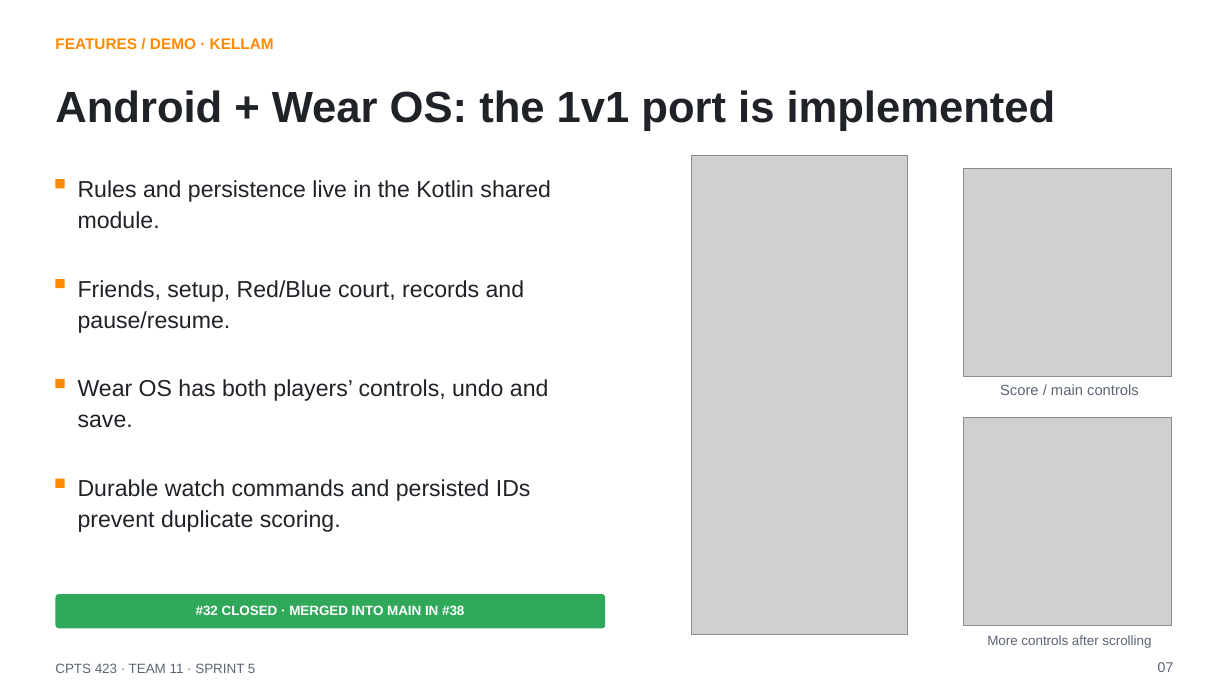
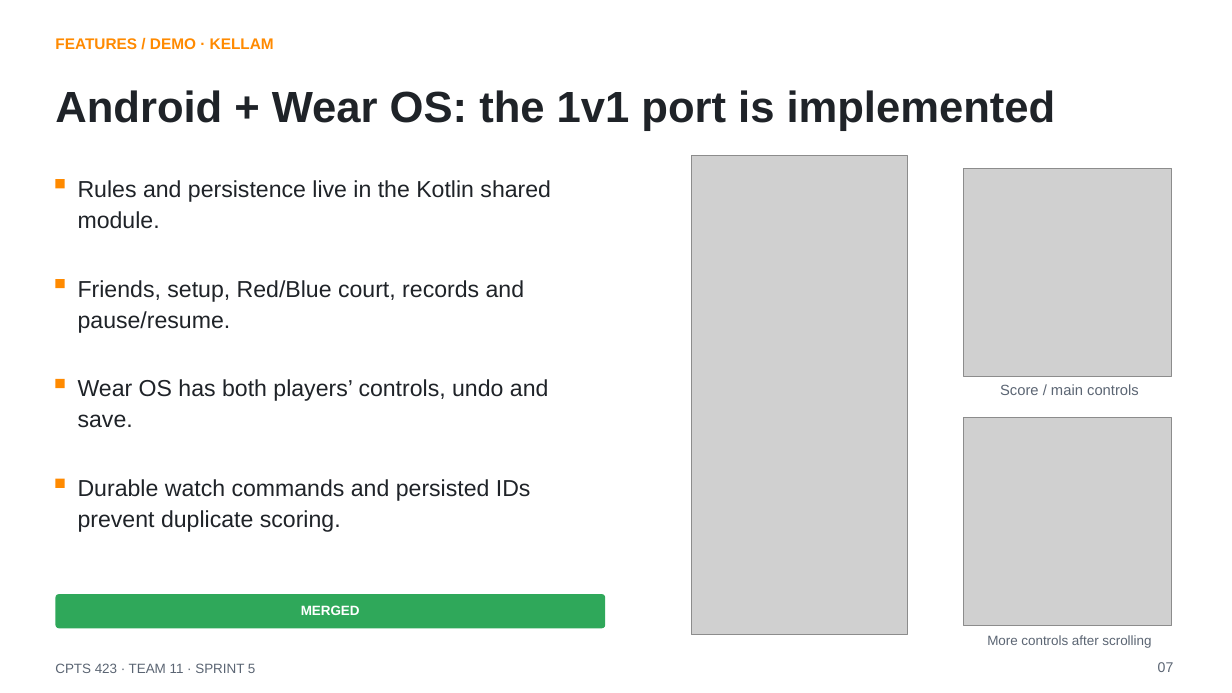
Before and after one commit to KellamA/Squatch-Sports-Team-11-Capstone-Project, a slide deck: slide 7 of Sprints/Sprint_5/PPT/Sprint5_Review.pptx. Drawn at 1232x693 pixels with LibreOffice and Linux fonts; fonts in the diff are those of the drawing; grey boxes stand for pictures. Boxes give left, top, right and bottom in pixels: in the first picture for what was removed or moved away, otherwise in the second. Text is boxed around its words. In the diff, an @@ line names an element or a change of style, - is before the commit and + after.

Commit message:
Simplify Android merge labels in Sprint 5 presentation

```diff
--- a/Sprints/Sprint_5/PPT/Sprint5_Review.pptx
+++ b/Sprints/Sprint_5/PPT/Sprint5_Review.pptx
@@ text at (x1=301, y1=605, x2=360, y2=615): text changed @@
-#32 CLOSED · MERGED INTO MAIN IN #38
+MERGED
```
Also in this commit, not shown: 1 other slide changed, 1 other file.
